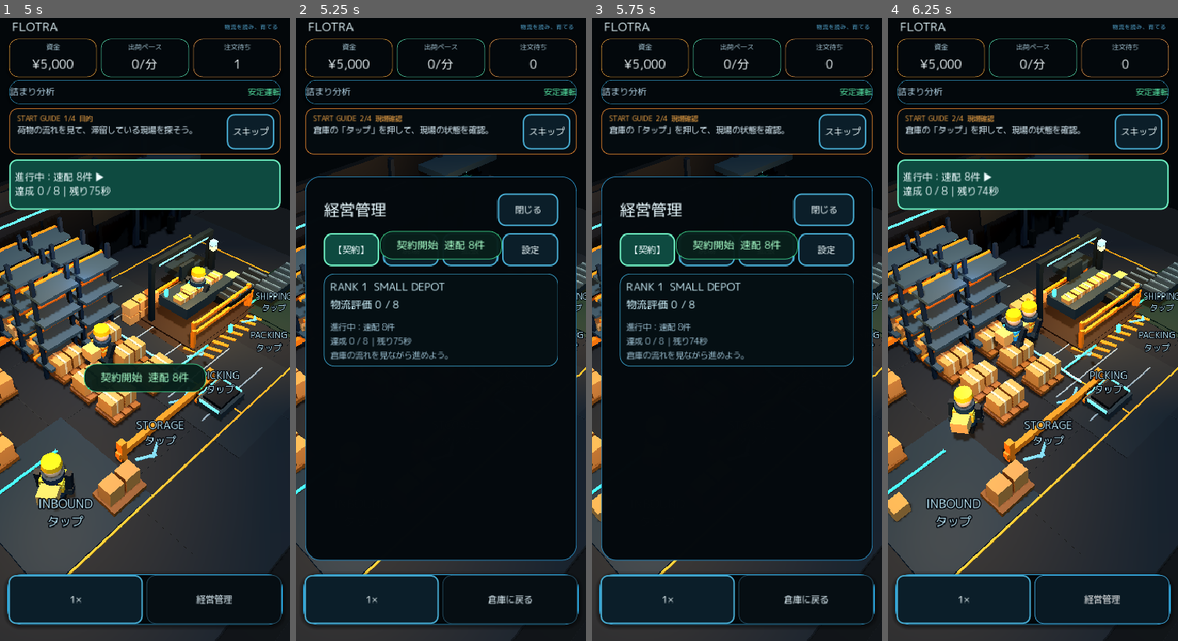
Above: before the commit, frames 1-4 (left to right).
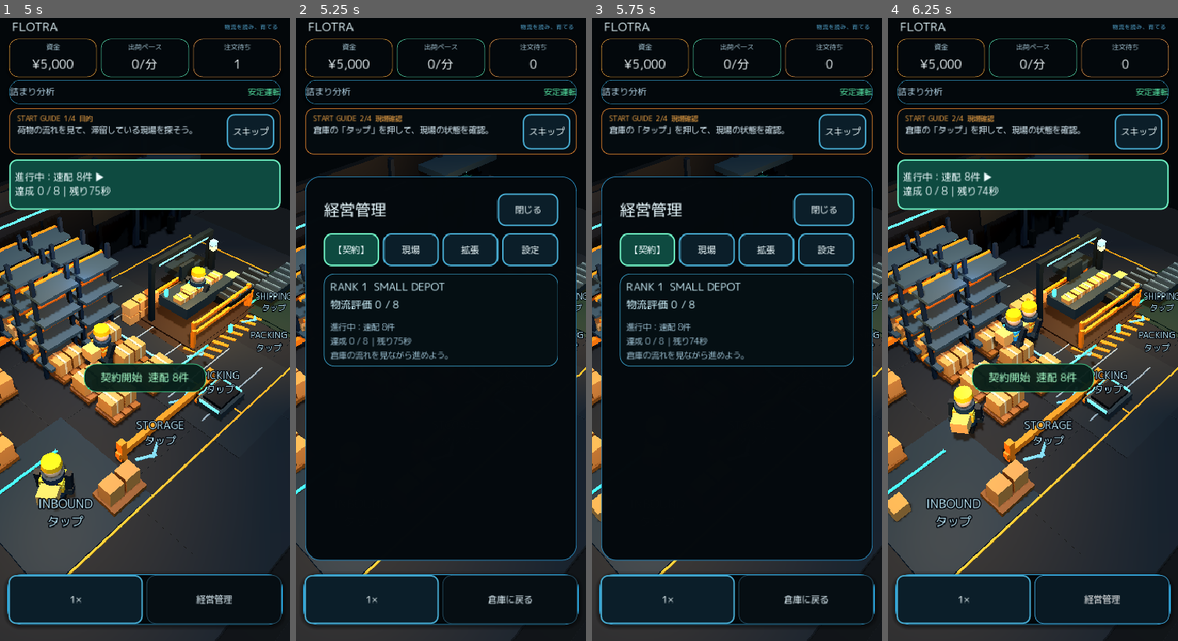
Above: after the commit, the same moments.

Repository: 48wr9f4wgp-lab/Logistics-Boss
Game: Godot game, scene res://scenes/main.tscn
Two runs of this game, one before a commit and one after it. Both use one fixed random seed, a clock stepped at 60 frames per second and the inputs below.
Inputs:
- Up to frame 1 (5 s): click "1×" at 0.5 s; click "2×" at 1.25 s; click "4×" at 2 s; click "Ⅱ" at 2.75 s; click "経営管理" at 3.5 s; click "この契約を開始 ▶" at 4.25 s
- Up to frame 2 (5.25 s): click "進行中：速配 8件 ▶ 達成 0 / 8｜残り75秒" at 5 s
- Up to frame 3 (5.75 s): no input
- Up to frame 4 (6.25 s): click "倉庫に戻る" at 5.75 s

Frame 1 is identical in both runs. In frame 2, 0.8% of the frame differs, in the area x 28-72%, y 34-39%; in frame 3, 0.8%; in frame 4, 1.8%, in the area x 28-72%, y 55-61%.

Commit message:
Defer transient feedback while controls are open without pausing logistics

Diff:
--- a/godot/ui/game_hud_feedback.gd
+++ b/godot/ui/game_hud_feedback.gd
@@ -4,11 +4,88 @@
 const FlowMeasurementScript = preload("res://domain/flow_measurement.gd")
 
 var _measurement_followup_active := false
+var _toast_is_priority := false
+
+
+func _ready() -> void:
+    super._ready()
+    # These surfaces report outcomes; they must never consume a player's tap.
+    for control in [_toast_panel, _toast, _measurement_panel, _measurement_label]:
+        if control != null:
+            control.mouse_filter = Control.MOUSE_FILTER_IGNORE
+    _sheet.visibility_changed.connect(_sync_feedback_visibility)
+    _reset_modal.visibility_changed.connect(_sync_feedback_visibility)
 
 
 func _process(delta: float) -> void:
-    super._process(delta)
+    var obscured := _feedback_is_obscured()
+    if obscured:
+        _discard_shipment_feedback()
+    # Only inherited HUD display clocks wait. Domain.step(), cash rendering,
+    # worker tasks and the separately owned onboarding nodes keep running.
+    super._process(0.0 if obscured else delta)
     _sync_measurement_followup_cta()
+    _sync_feedback_visibility()
+
+
+func _feedback_is_obscured() -> bool:
+    if _sheet != null and _sheet.visible:
+        return true
+    if _reset_modal != null and _reset_modal.visible:
+        return true
+    # Main attaches its Zone Panel after the HUD's _ready(), so do not cache a
+    # missing panel at startup. All these surfaces belong to this HUD instance.
+    for child in get_children():
+        if child is WarehouseZonePanel and (child as WarehouseZonePanel).is_open():
+            return true
+    return false
+
+
+func _discard_shipment_feedback() -> void:
+    # These counters are notification-only, never Domain inventory or money.
+    _shipment_toast_count = 0
+    _shipment_toast_value = 0
+    _shipment_toast_batch_elapsed = 0.0
+    if not _toast_is_priority:
+        _toast_timer = 0.0
+
+
+func _queue_shipment_toast(event: Dictionary) -> void:
+    if _feedback_is_obscured():
+        _discard_shipment_feedback()
+        return
+    super._queue_shipment_toast(event)
+
+
+func _flush_shipment_toast() -> void:
+    if _feedback_is_obscured():
+        _discard_shipment_feedback()
+        return
+    super._flush_shipment_toast()
+
+
+func _show_toast(text: String, priority: bool = true) -> void:
+    if not priority and _feedback_is_obscured():
+        _discard_shipment_feedback()
+        return
+    _toast_is_priority = priority
+    super._show_toast(text, priority)
+    _sync_feedback_visibility()
+
+
+func _show_measurement_status(text: String, seconds: float) -> void:
+    super._show_measurement_status(text, seconds)
+    _sync_feedback_visibility()
+
+
+func _sync_feedback_visibility() -> void:
+    var obscured := _feedback_is_obscured()
+    if obscured:
+        _discard_shipment_feedback()
+    if _toast_panel != null:
+        _toast_panel.visible = not obscured and _toast_timer > 0.0
+    if _measurement_panel != null:
+        _measurement_panel.visible = not obscured and _measurement_timer > 0.0
 
 
 func _on_sim_event(event: Dictionary) -> void:
